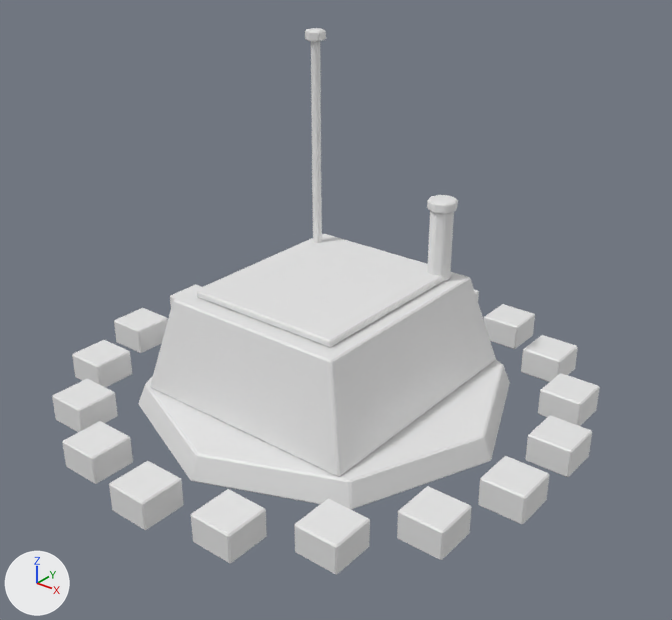
Two versions of the glTF model art/units/outpost.glb, one commit apart.
Both versions are drawn from a 50 mm camera at (21.7, -26.6, 20.6) aimed at (1.1, -0.8, 4.6). Arrows for +X, +Y and +Z are at lower left; the lights stay in place. The picture after the commit comes second. Vertices at exactly the same position are counted once.

The first picture shows 'outpost'.
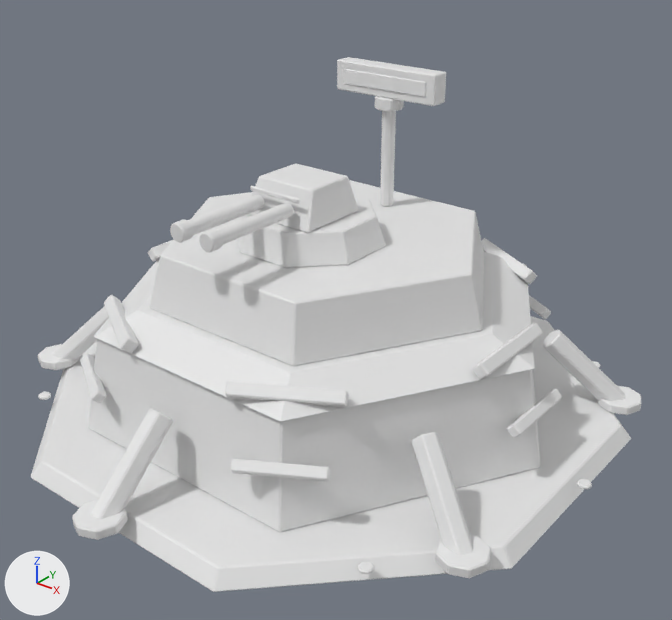
Patch to the scene script:
```diff
--- a/art/units/outpost.glb.py
+++ b/art/units/outpost.glb.py
@@ me_piece @@
-me_piece.from_pydata(...)  # 696 vertices, 1292 faces; spans x -10.7..10.7, y -10.9..10.9, z 0.0..14.4
+me_piece.from_pydata(...)  # 1678 vertices, 3168 faces; spans x -11.9..11.9, y -12.9..12.9, z 0.0..13.2
+# me_piece part 1: the loose piece of 48 vertices spanning x -8.0..8.0, y -8.0..8.0, z 0.0..1.0 is multiplied about the mesh origin by the matrix ((1.454, -0.602, 0.0), (0.602, 1.454, 0.0), (0.0, 0.0, 0.592))
+# me_piece part 2: the loose piece of 36 vertices spanning x -3.2..-2.8, y 2.8..3.2, z 5.0..14.0 is scaled about its middle by (1.34, 1.34, 0.00938), then moved by (3.0, -14.7, -8.8)
+# me_piece part 3: the loose piece of 36 vertices spanning x -3.4..-2.6, y 2.6..3.4, z 14.0..14.4 is scaled about its middle by (0.603, 0.603, 0.278), then moved by (11.3, -11.3, -13.5)
+# me_piece part 4: the loose piece of 36 vertices spanning x -3.2..-2.8, y 2.8..3.2, z 5.0..14.0 is copied, and the copy is scaled about its middle by (1.34, 1.34, 0.00938), then moved by (14.7, -3.0, -8.8); it spans x 11.5..11.9, y -0.3..0.3, z 0.6..0.8
+# me_piece part 5: the loose piece of 36 vertices spanning x -3.2..-2.8, y 2.8..3.2, z 5.0..14.0 is copied, and the copy is scaled about its middle by (1.34, 1.34, 0.00938), then moved by (-5.3, -11.3, -8.8); it spans x -8.5..-8.0, y -8.5..-8.0, z 0.6..0.8
+# me_piece part 6: the loose piece of 36 vertices spanning x -3.2..-2.8, y 2.8..3.2, z 5.0..14.0 is copied, and the copy is multiplied about its middle by the matrix ((0.0, 2.509, 0.0), (1.712, 0.0, -0.331), (-1.834, 0.0, -0.309)), then moved by (3.0, -13.5, -7.5); it spans x -0.5..0.5, y -12.3..-8.7, z 0.3..3.7
+# me_piece part 7: the loose piece of 48 vertices spanning x 2.5..3.5, y 3.1..4.1, z 5.0..8.0 is scaled about its middle by (1.87, 1.87, 0.114), then moved by (-3.0, -15.6, -5.7)
+# me_piece part 8: the loose piece of 48 vertices spanning x 2.4..3.6, y 3.0..4.2, z 8.0..8.4 is scaled about its middle by (1.47, 1.47, 1.04), then moved by (7.4, -9.6, -7.4)
+# me_piece part 9: the loose piece of 48 vertices spanning x 2.5..3.5, y 3.1..4.1, z 5.0..8.0 is copied, and the copy is scaled about its middle by (1.87, 1.87, 0.114), then moved by (7.4, 2.4, -5.7); it spans x 9.5..11.3, y 5.1..6.9, z 0.6..1.0
+# me_piece part 10: the loose piece of 48 vertices spanning x -8.0..8.0, y -8.0..8.0, z 0.0..1.0 is copied, and the copy is scaled about its middle by (0.112, 0.112, 0.362), then moved by (-10.4, -6.0, 0.3); it spans x -11.3..-9.5, y -6.9..-5.1, z 0.6..1.0
+# me_piece part 11: the loose piece of 36 vertices spanning x -3.2..-2.8, y 2.8..3.2, z 5.0..14.0 is copied, and the copy is scaled about its middle by (1.45, 1.45, 0.452), then moved by (3.0, 1.0, 0.0); it spans x -0.3..0.3, y 3.7..4.3, z 7.4..11.5
+# me_piece part 12: the loose piece of 48 vertices spanning x 2.4..3.6, y 3.0..4.2, z 8.0..8.4 is copied, and the copy is moved by (-3.0, 0.4, 3.6); it spans x -0.6..0.6, y 3.4..4.6, z 11.5..12.0
+# me_piece part 13: the loose piece of 24 vertices spanning x -0.9..0.9, y 9.1..10.9, z 0.0..1.2 is scaled about its middle by (2.75, 0.427, 1.01), then moved by (0.0, -6.0, 12.0)
+# me_piece part 14: the loose piece of 24 vertices spanning x -3.4..3.4, y -4.0..4.0, z 5.0..5.3 is scaled about its middle by (0.588, 0.00298, 2.4), then moved by (0.0, 3.6, 7.4)
+# me_piece part 15: the loose piece of 24 vertices spanning x -5.0..5.0, y -5.5..5.5, z 1.0..5.0 is rebuilt with 36 vertices and now spans x -10.0..10.0, y -8.7..8.7, z 0.6..4.5
+# me_piece part 16: 17 loose pieces with 408 vertices, spanning x -10.7..10.7, y -10.9..10.3, z 0.0..1.2, are deleted
+# me_piece part 17: 814 vertices added at x -10.7..10.7, y -9.3..9.3, z 0.3..10.0
+# other edits to the shape of me_piece do not show in these pictures
```

Where the change shows, as pixel boxes (x1, y1, x2, y2) in the pictures (672 x 620 px; the box of a moved part takes in the faces that stretch with it):
'outpost', reshaped (11% wider)
    before: (52, 28, 600, 575)
    after: (31, 57, 641, 592)
part 1 of me_piece, moved or reshaped
    before: (138, 360, 510, 510)
    after: (31, 316, 631, 592)
part 2 of me_piece, moved or reshaped (not visible afterwards)
    before: (311, 41, 322, 243)
part 3 of me_piece, moved or reshaped
    before: (305, 28, 326, 42)
    after: (358, 561, 374, 574)
part 4 of me_piece, added
    after: (577, 479, 592, 489)
part 5 of me_piece, added
    after: (38, 392, 51, 400)
part 6 of me_piece, added
    after: (91, 408, 173, 519)
part 7 of me_piece, moved or reshaped
    before: (427, 210, 454, 281)
    after: (72, 499, 128, 540)
part 8 of me_piece, moved or reshaped
    before: (427, 195, 458, 214)
    after: (435, 535, 491, 578)
part 9 of me_piece, added
    after: (598, 386, 641, 415)
part 10 of me_piece, added
    after: (38, 344, 80, 370)
part 11 of me_piece, added
    after: (380, 111, 396, 207)
part 12 of me_piece, added
    after: (375, 96, 404, 112)
part 13 of me_piece, moved or reshaped (mostly hidden before)
    before: (474, 290, 479, 301)
    after: (337, 57, 446, 106)
part 14 of me_piece, moved or reshaped
    before: (197, 234, 452, 347)
    after: (344, 69, 426, 97)
part 15 of me_piece, rebuilt
    before: (150, 234, 496, 477)
    after: (88, 339, 541, 532)
part 16 of me_piece, deleted
    before: (52, 284, 600, 575)
part 17 of me_piece, added
    after: (52, 163, 626, 555)
